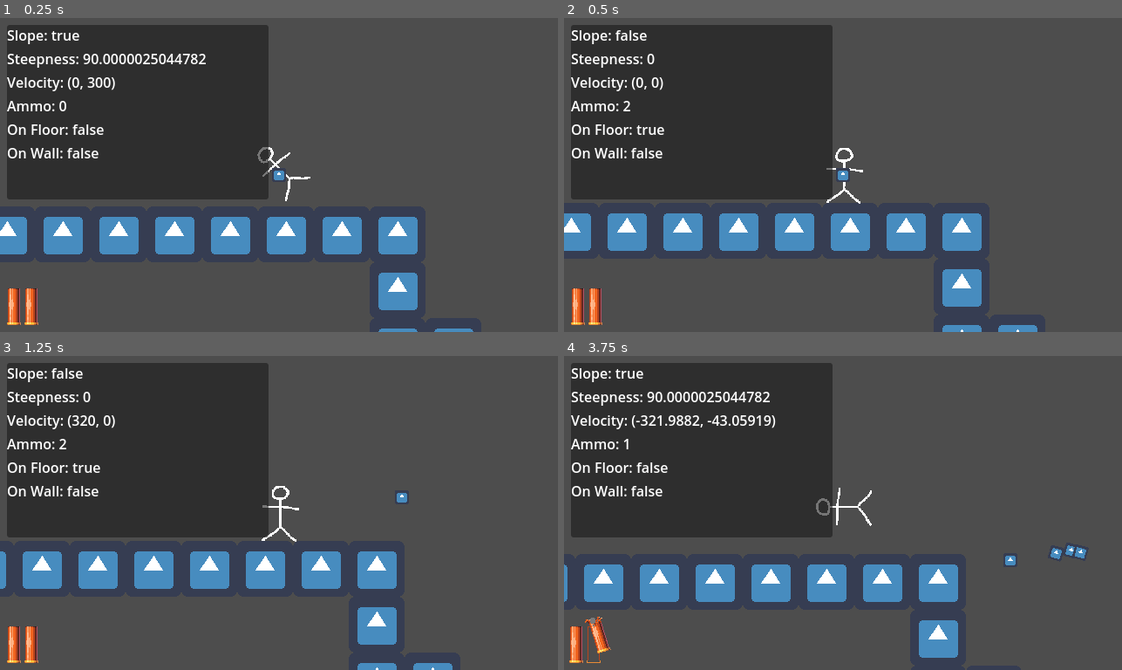
Above: before the commit, frames 1-4 (two rows, left to right).
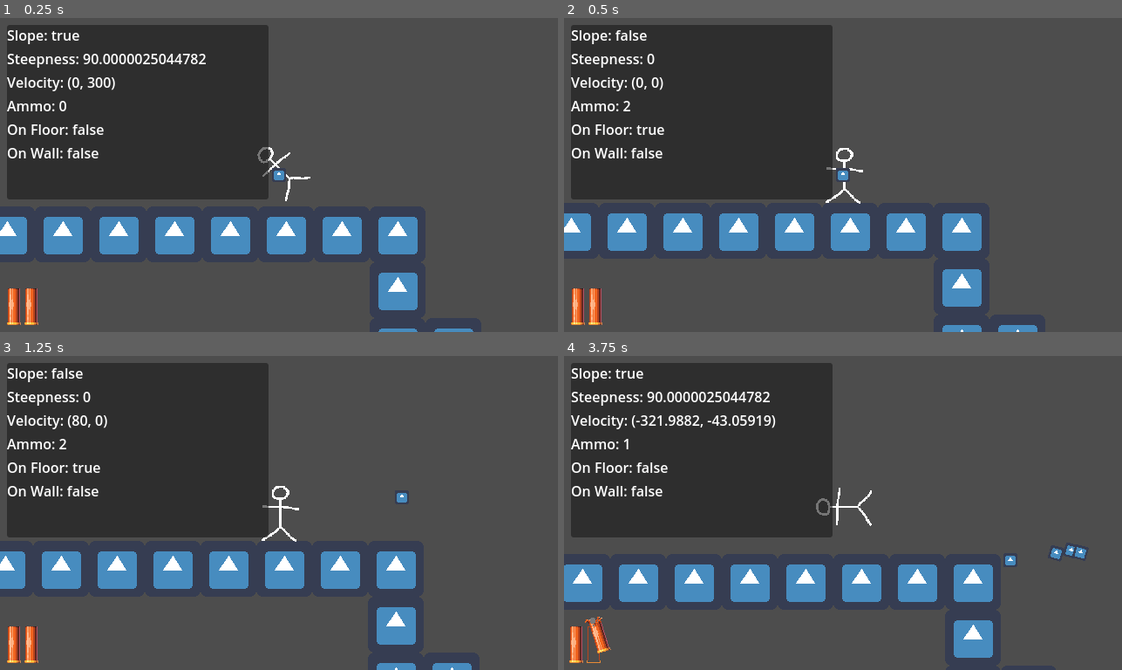
Above: after the commit, the same moments.

Repository: chris-pitre/shotgunlegs
Game: Godot game, scene res://scenes/levels/World.tscn
Same seed, same stepped clock (60 frames per second), same inputs: the game is played once before the commit and once after it. The engine's default icon, where the game draws it, is replaced by a stand-in: a white triangle on a blue panel in a dark square.
Inputs (mouse positions are in pixels of both pictures, inside the frame that each line leads up to):
- Up to frame 1 (0.25 s): no input
- Up to frame 2 (0.5 s): no input
- Up to frame 3 (1.25 s): tap Enter (ui_accept) at 0.5, 0.77 s; move the mouse to (401, 497) at 0.52 s; hold D (ui_right) from 0.53 s (still down); click (401, 497) at 0.6 s
- Up to frame 4 (3.75 s): move the mouse to (731, 528) at 1.27 s; click (731, 528) at 1.35 s; tap Enter (ui_accept) at 1.52, 3.02 s; move the mouse to (898, 443) at 2.02 s; release D (ui_right) at 2.03 s; hold A (ui_left) 2.03-2.78 s; click (898, 443) at 2.1 s; move the mouse to (815, 575) at 2.77 s; hold D (ui_right) from 2.78 s (still down); click (815, 575) at 2.85 s; move the mouse to (1010, 560) at 3.52 s; click (1010, 560) at 3.6 s

Frame 1 is identical in both runs. In frame 2, less than 0.1% of the frame differs, in the area x 46-53%, y 41-59%; in frame 3, 7.5%; in frame 4, 7.8%, in the area x 0-77%, y 66-97%.

Commit message:
added onSlope state timer
when entering onSlope state, player cannot exit it for .1 seconds

Diff:
--- a/scenes/actors/player/Player.gd
+++ b/scenes/actors/player/Player.gd
@@ -12,7 +12,8 @@
 @export var UI: Control
 
 @onready var animatedSprite = $AnimatedSprite2D
-@onready var timer = $Timer
+@onready var gunTimer = $GunTimer
+@onready var slopeTimer = $SlopeTimer
 
 var AMMO = 0
 var cursorVector = Vector2.ZERO
@@ -25,7 +26,8 @@
 	#Handling slopes
 	if rad_to_deg(get_floor_angle()) > 44:
 		onSlope = true
-	else:
+		slopeTimer.start(0.1)
+	elif slopeTimer.is_stopped():
 		onSlope = false
 
 	#Animations
@@ -40,7 +42,6 @@
 	var input = Vector2.ZERO
 	input.x = Input.get_action_strength("ui_right") - Input.get_action_strength("ui_left")
 
-	print(get_floor_normal())
 	apply_gravity()
 	do_movement(input.x)
 	shoot_and_reload()
@@ -75,16 +76,16 @@
 		var randomAngle = cursorVector.angle() + randf_range(-0.25, 0.25)
 		bullet.apply_impulse(randomBulletSpeed.rotated(randomAngle), Vector2.ZERO)
 		get_parent().add_child(bullet)
-	timer.start(0.25)
+	gunTimer.start(0.25)
 	AMMO -= 1
 	UI.set_shells(AMMO)
 
 ## Handles if player is able to shoot and reloads gun on the ground
 func shoot_and_reload() -> void:
 	if AMMO > 0:
-		if timer.is_stopped() and Input.is_action_just_pressed("mouse1"):
+		if gunTimer.is_stopped() and Input.is_action_just_pressed("mouse1"):
 			shoot()
-	if  AMMO < MAX_AMMO and is_on_floor() and timer.is_stopped() and not onSlope:
+	if  AMMO < MAX_AMMO and is_on_floor() and gunTimer.is_stopped() and not onSlope:
 		AMMO = MAX_AMMO
 		UI.reload_shells()
 
--- a/scenes/actors/player/Player.tscn
+++ b/scenes/actors/player/Player.tscn
@@ -62,8 +62,6 @@
 
 [node name="Player" type="CharacterBody2D" groups=["Player"]]
 collision_layer = 2
-floor_constant_speed = true
-floor_block_on_wall = false
 floor_max_angle = 0.872665
 script = ExtResource("1")
 JUMP_FORCE = -750
@@ -94,5 +92,8 @@
 [node name="Camera2D" type="Camera2D" parent="."]
 position_smoothing_speed = 10.0
 
-[node name="Timer" type="Timer" parent="."]
+[node name="GunTimer" type="Timer" parent="."]
 one_shot = true
+
+[node name="SlopeTimer" type="Timer" parent="."]
+one_shot = true
